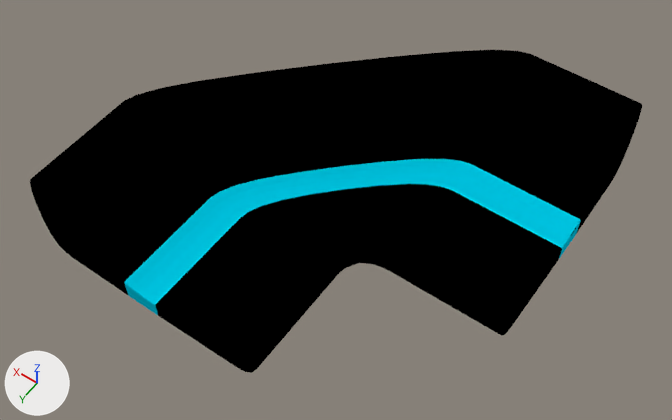
The Blender file Blend Files/Tiles/TurnTile.blend: old version first, new version second.
The view is the same before and after, from a camera (50 mm lens) standing at (-15.7, 29.6, 38.5) and looking at (1.5, 5.5, 0.7). Every picture has the same lights, and +X, +Y and +Z are marked at lower left.
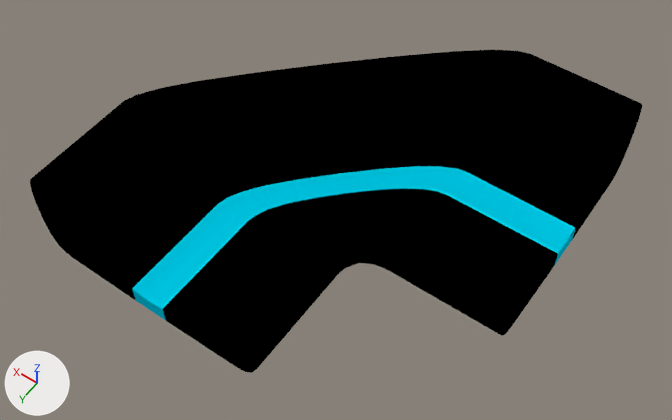
Commit message: Tiles changed

Location of each change, (x1, y1, x2, y2) in pixels of the pictures (672 x 420 px):
part 1 of me_cube, recoloured (black to cyan): (155, 184, 562, 320) in both
part 2 of me_cube, recoloured (cyan to black): (124, 159, 581, 300) in both

What the commit changed:
me_cube has 3018 vertices, 3016 faces and spans x -9.0..12.9, y -6.9..15.0, z -1.0..4.7.
me_cube is used by ob_cube; location (0.0, 0.0, 0.0).
me_cube part 1: 177 of the faces centred in x -9.0..6.8, y -0.7..15.0, z -1.0..0.1 switch from mat_material (black #000000) to mat_material_001 (cyan #00cae7).
me_cube part 2: 69 of the faces centred in x -9.0..7.3, y -1.2..15.0, z -1.0..0.2 switch from mat_material_001 (cyan #00cae7) to mat_material (black #000000).
